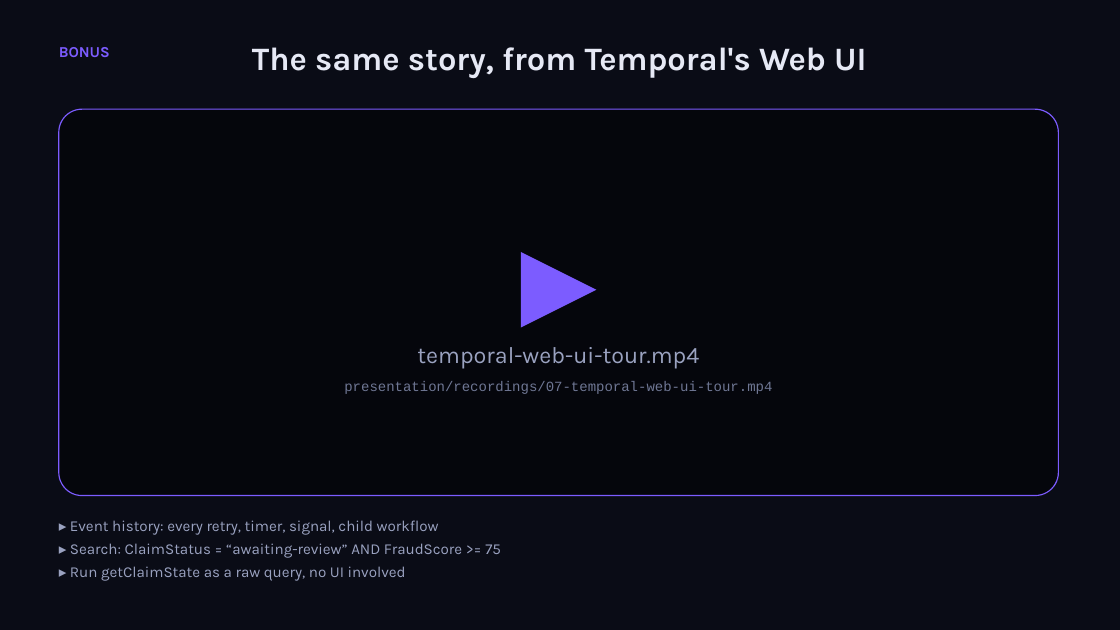
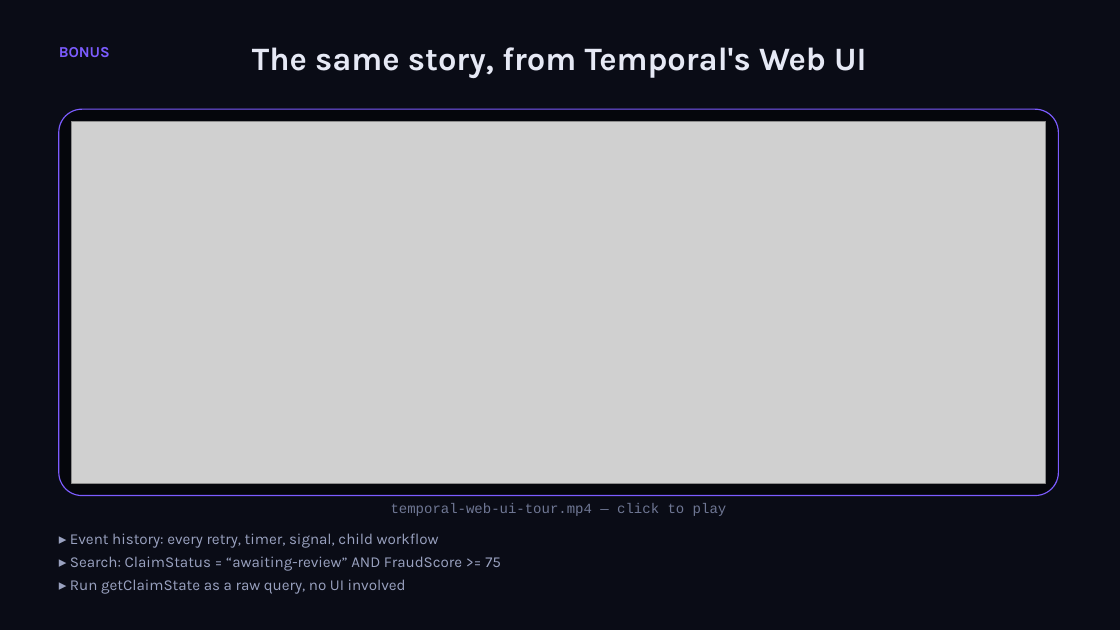
Before and after one commit to simy307/temporal-claims-demo, a slide deck: slide 24 of presentation/Lifting-the-Veil-Temporal-Talk.pptx. Drawn at 1120x630 pixels with LibreOffice and Linux fonts; fonts in the diff are those of the drawing; grey boxes stand for pictures. Boxes give left, top, right and bottom in pixels: in the first picture for what was removed or moved away, otherwise in the second. Text is boxed around its words. In the diff, an @@ line names an element or a change of style, - is before the commit and + after.

```diff
--- a/presentation/Lifting-the-Veil-Temporal-Talk.pptx
+++ b/presentation/Lifting-the-Veil-Temporal-Talk.pptx
@@ picture added at (71,122,1046,483) @@
@@ triangle removed at (521,252,597,328) @@
@@ text removed at (344,381,772,394) @@
-presentation/recordings/07-temporal-web-ui-tour.mp4
@@ text at (391,503,727,516): text changed; size 20 to 12 pt; font Karla to Courier New; text colour #9AA2C0 to #6F7794 @@
-temporal-web-ui-tour.mp4
+temporal-web-ui-tour.mp4 — click to play
@@ text "▸ Event history: every retry, ...": place and size @@
-text "▸ Event history: every retry, ..." at (70,520,501,581)
+text "▸ Event history: every retry, ..." at (70,533,501,594)
```
Also in this commit, not shown: 6 other slides changed, 1 other file.
